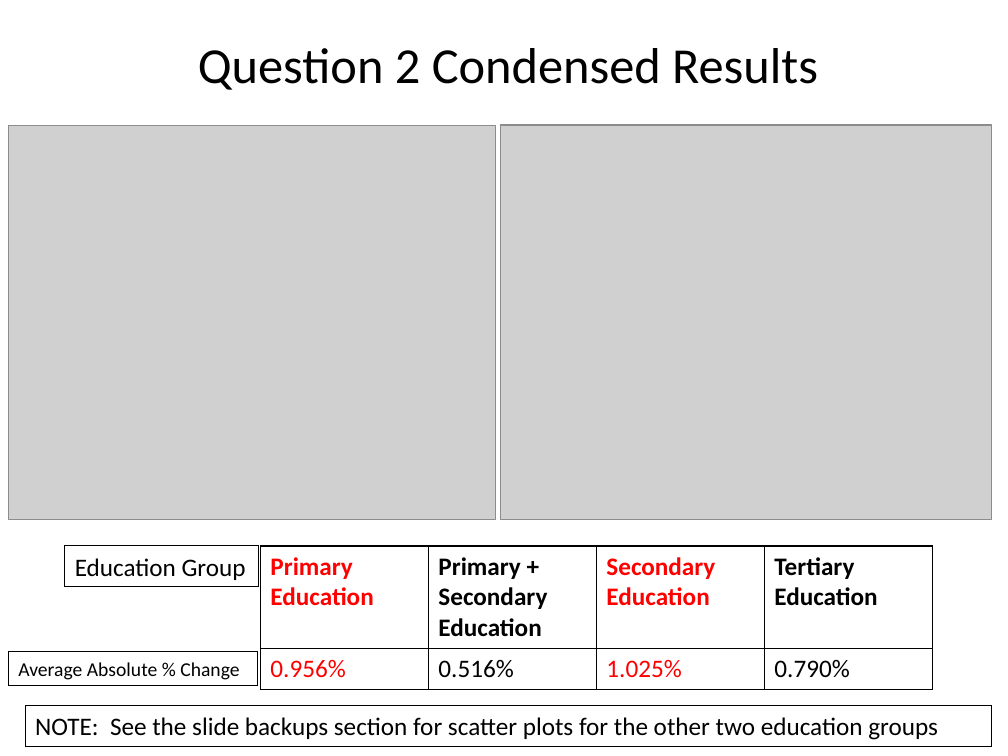
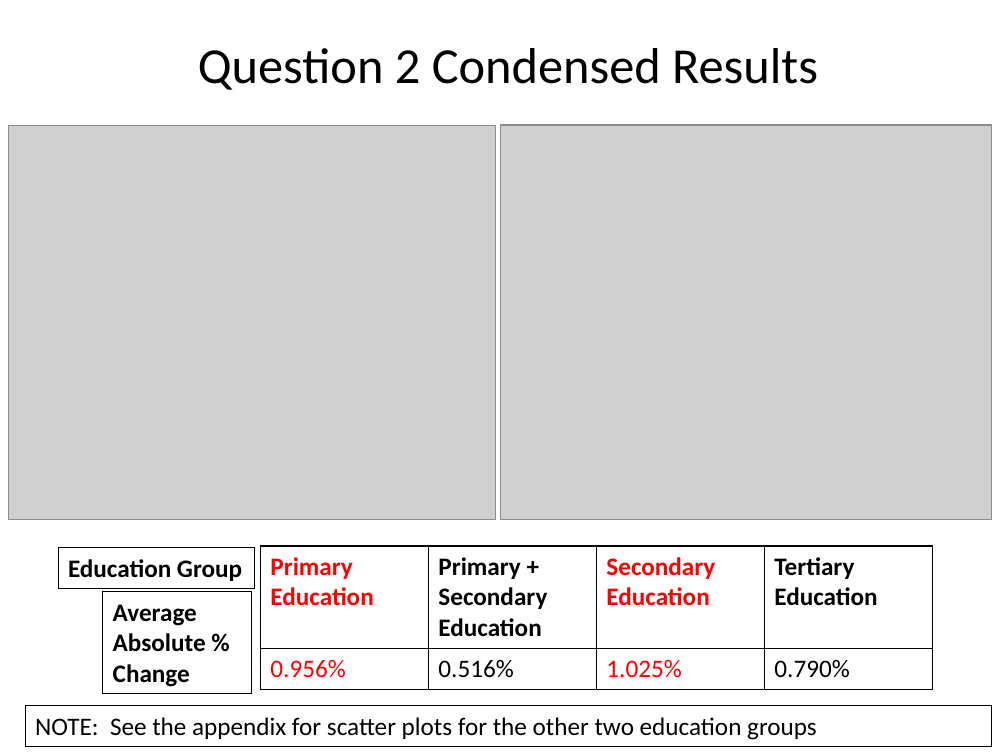
Before and after one commit to Dec-17-Big-Data/project1-bkeeper94, a slide deck: slide 4 of Project1-Presentation-Ben-Keeper.pptx. Drawn at 1008x756 pixels with LibreOffice and Linux fonts; fonts in the diff are those of the drawing; grey boxes stand for pictures. Boxes give left, top, right and bottom in pixels: in the first picture for what was removed or moved away, otherwise in the second. Text is boxed around its words. In the diff, an @@ line names an element or a change of style, - is before the commit and + after.

```diff
--- a/Project1-Presentation-Ben-Keeper.pptx
+++ b/Project1-Presentation-Ben-Keeper.pptx
@@ rectangle "Education Group": place and size @@
-rectangle "Education Group" at [65,546,258,587]
+rectangle "Education Group" at [58,547,255,588]
@@ rectangle "Education Group" at [58,547,255,588]: bold on @@
@@ rectangle "Average Absolute % Change": place and size @@
-rectangle "Average Absolute % Change" at [8,652,257,686]
+rectangle "Average Absolute % Change" at [103,592,252,694]
@@ rectangle "Average Absolute % Change" at [103,592,252,694]: size 14 to 18 pt, bold on @@
@@ text in rectangle at [35,717,817,740]: text changed @@
-NOTE: See the slide backups section for scatter plots for the other two education groups
+NOTE: See the appendix for scatter plots for the other two education groups
```
Also in this commit, not shown: 11 other slides changed, 2 other files.
